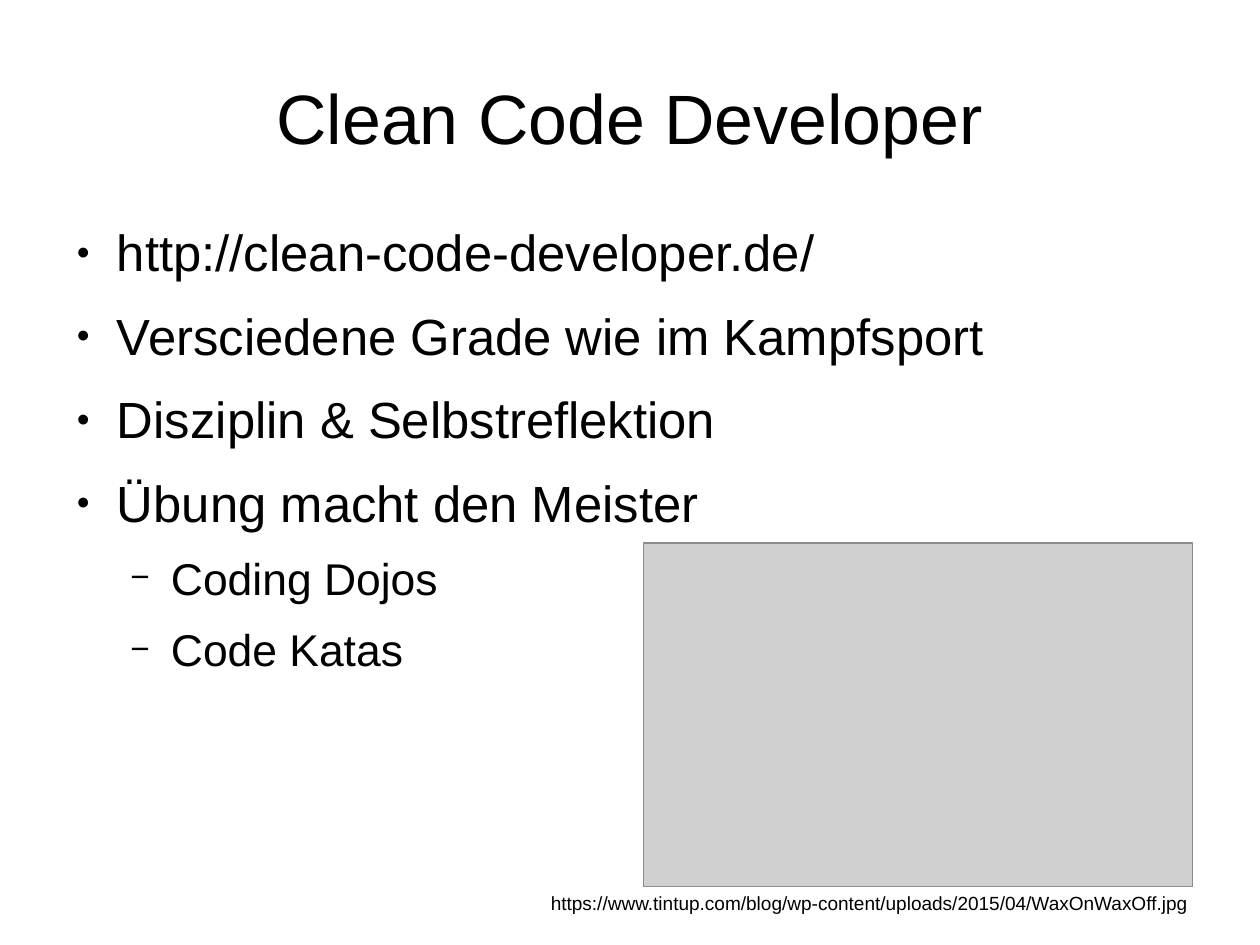
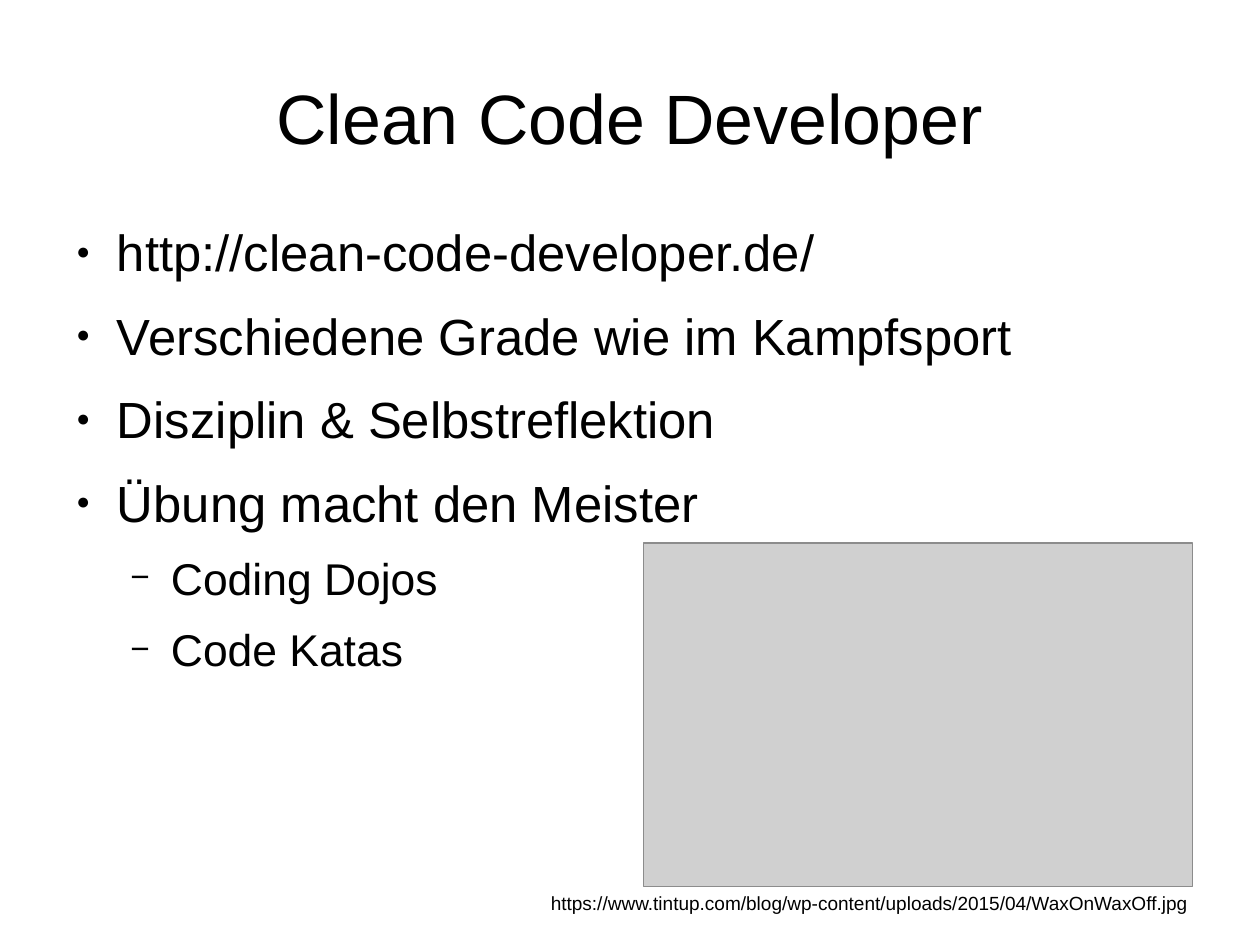
Before and after one commit to Weltraumschaf/Slides, a slide deck: slide 15 of CleanCode/Clean_Code.odp. Drawn at 1260x945 pixels with LibreOffice and Linux fonts; fonts in the diff are those of the drawing; grey boxes stand for pictures. Boxes give left, top, right and bottom in pixels: in the first picture for what was removed or moved away, otherwise in the second. Text is boxed around its words. In the diff, an @@ line names an element or a change of style, - is before the commit and + after.

```diff
--- a/CleanCode/Clean_Code.odp
+++ b/CleanCode/Clean_Code.odp
@@ text at [117, 318, 1012, 365]: text changed @@
-● Versciedene Grade wie im Kampfsport
+● Verschiedene Grade wie im Kampfsport
```
Also in this commit, not shown: 7 other slides changed, 1 other file.
